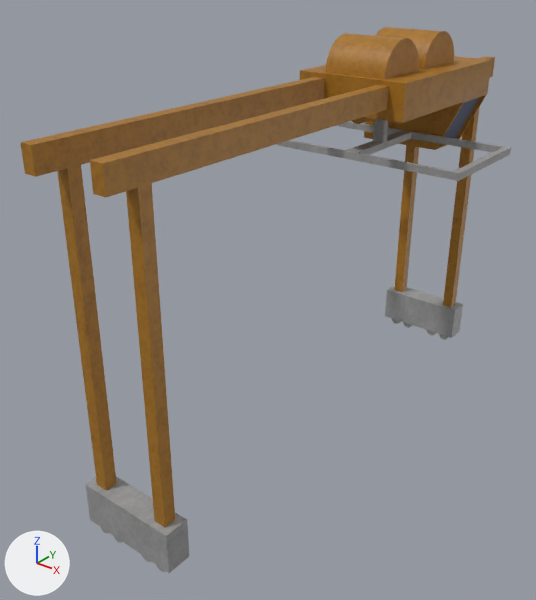
One commit to the FBX model Content/Dump/Levels/PR1/cargo_crane/cargo_carne.fbx: the scene before it, then after it.
Camera for both pictures: a 50 mm lens placed at (6.63, -9.57, 7.97), pointed at (-0.39, -0.78, 2.52). Arrows for +X, +Y and +Z are at lower left; the lights stay in place.

The first picture shows 'bake'.
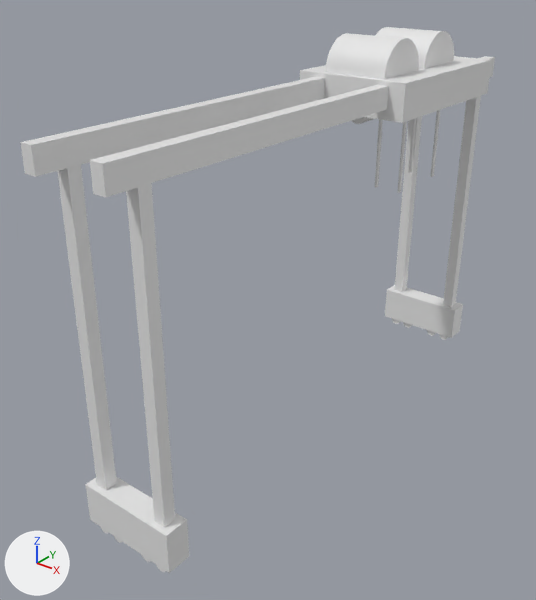
What differs and where, as boxes (x1, y1, x2, y2) in the pictures (536 x 600 px):
```json
{"object": "bake", "change": "reshaped", "before": [20, 27, 511, 573], "after": [20, 27, 495, 573]}
{"part": 1, "of": "me_cube_010", "change": "added", "after": [375, 119, 383, 188]}
{"part": 2, "of": "me_cube_010", "change": "added", "after": [398, 122, 407, 193]}
{"part": 3, "of": "me_cube_010", "change": "added", "after": [430, 110, 440, 177]}
{"part": 4, "of": "me_cube_010", "change": "added", "after": [408, 118, 416, 173]}
{"part": 5, "of": "me_cube_010", "change": "cut back", "before": [275, 94, 511, 181]}
{"part": 6, "of": "me_cube_010", "change": "recoloured", "before": [20, 27, 495, 573], "after": [20, 27, 495, 573], "on screen": "brown to grey"}
```

Edits to the scene script, one JSON object a line:
```json
{"block": "me_cube_010", "where": "# used by ob_bake; location = (0.0, 0.0, 0.0)"}
{"op": "remove", "block": "me_cube_010", "code": "me_cube_010.from_pydata(...)  # 1308 vertices, 736 faces; spans x -2.0..2.0, y -4.84..4.85, z 0.0..6.56"}
{"op": "add", "block": "me_cube_010", "code": "me_cube_010.from_pydata(...)  # 1288 vertices, 712 faces; spans x -1.0..1.0, y -4.84..4.85, z 0.0..6.56"}
{"block": "me_cube_010", "change": "me_cube_010 part 1: a new loose piece of 18 vertices spanning x -0.32..-0.28, y 2.34..2.46, z 3.74..5.63"}
{"block": "me_cube_010", "change": "me_cube_010 part 2: a new loose piece of 18 vertices spanning x 0.18..0.22, y 2.34..2.46, z 3.74..5.63"}
{"block": "me_cube_010", "change": "me_cube_010 part 3: a new loose piece of 18 vertices spanning x 0.18..0.22, y 3.64..3.76, z 3.74..5.63"}
{"block": "me_cube_010", "change": "me_cube_010 part 4: a new loose piece of 18 vertices spanning x -0.32..-0.28, y 3.64..3.76, z 3.74..5.63"}
{"block": "me_cube_010", "change": "me_cube_010 part 5"}
{"block": "me_cube_010", "change": "92 vertices are removed from x -2.0..2.0, y 0.9..4.0, z 4.46..5.5"}
{"block": "me_cube_010", "change": "81 faces are deleted"}
{"block": "me_cube_010", "change": "1 new face joins them"}
{"block": "me_cube_010", "change": "me_cube_010 part 6: 655 faces spanning x -1.0..1.0, y -4.84..4.85, z 0.0..6.56 switch from mat_cargo_crane_texture (picture img_cargo_crane_texture_png) to no material"}
```
